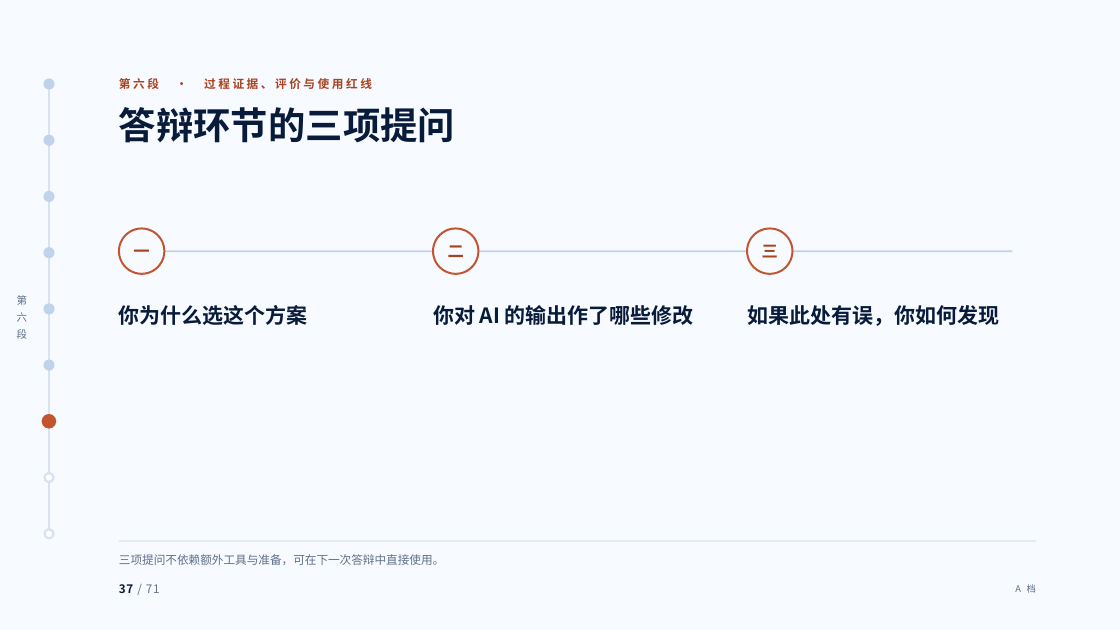
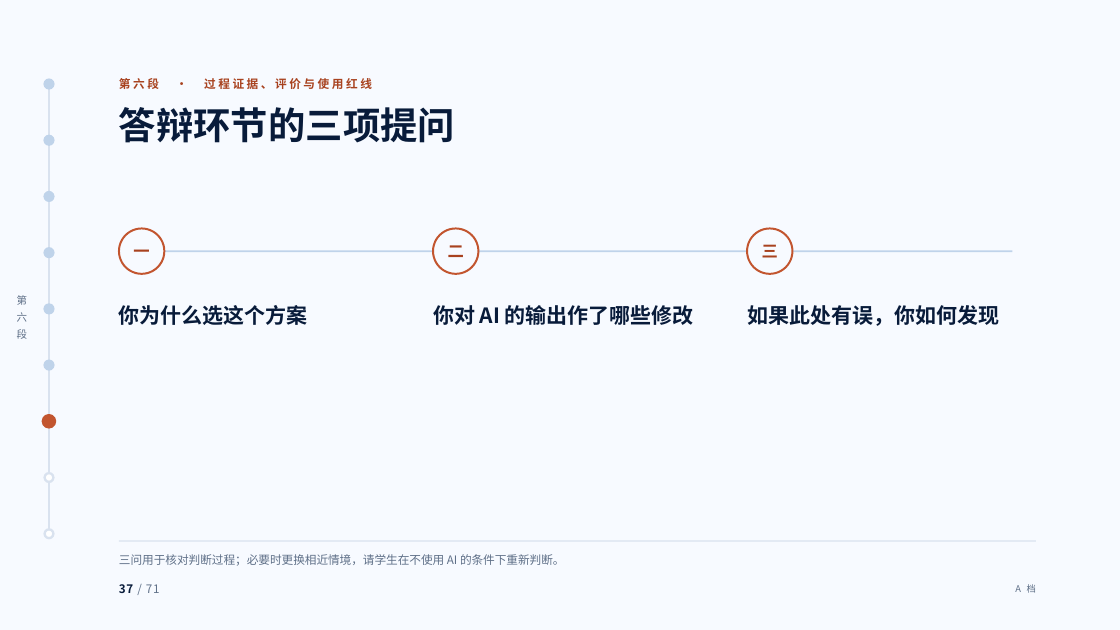
Before and after one commit to tonyxinvip/slides, a slide deck: slide 37 of comprehensive-practice-ai/lecture-90min.pptx. Drawn at 1120x630 pixels with LibreOffice and Linux fonts; fonts in the diff are those of the drawing. Boxes give left, top, right and bottom in pixels: in the first picture for what was removed or moved away, otherwise in the second. Text is boxed around its words. In the diff, an @@ line names an element or a change of style, - is before the commit and + after.

```diff
--- a/comprehensive-practice-ai/lecture-90min.pptx
+++ b/comprehensive-practice-ai/lecture-90min.pptx
@@ text at [119,554,565,566]: text changed @@
-三项提问不依赖额外工具与准备，可在下一次答辩中直接使用。
+三问用于核对判断过程；必要时更换相近情境，请学生在不使用 AI 的条件下重新判断。
```
Also in this commit, not shown: 4 other slides changed, 1 slide added, 1 slide removed, 8 other files.
